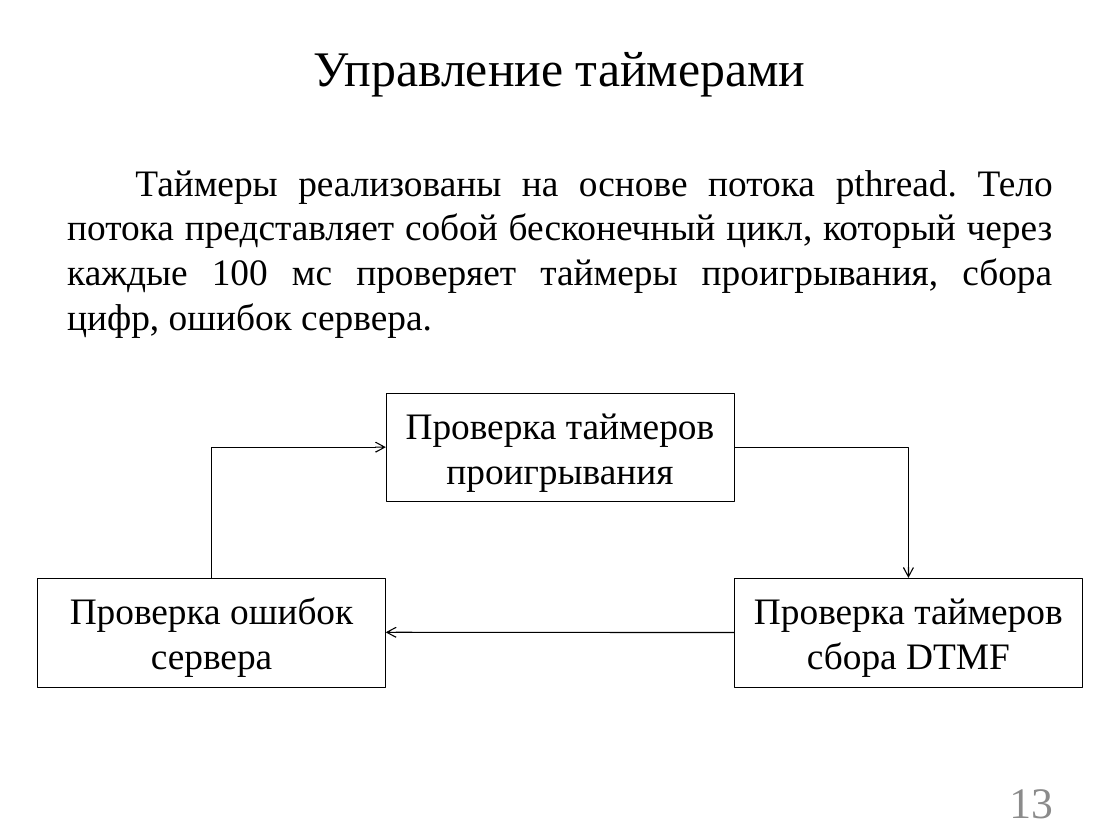
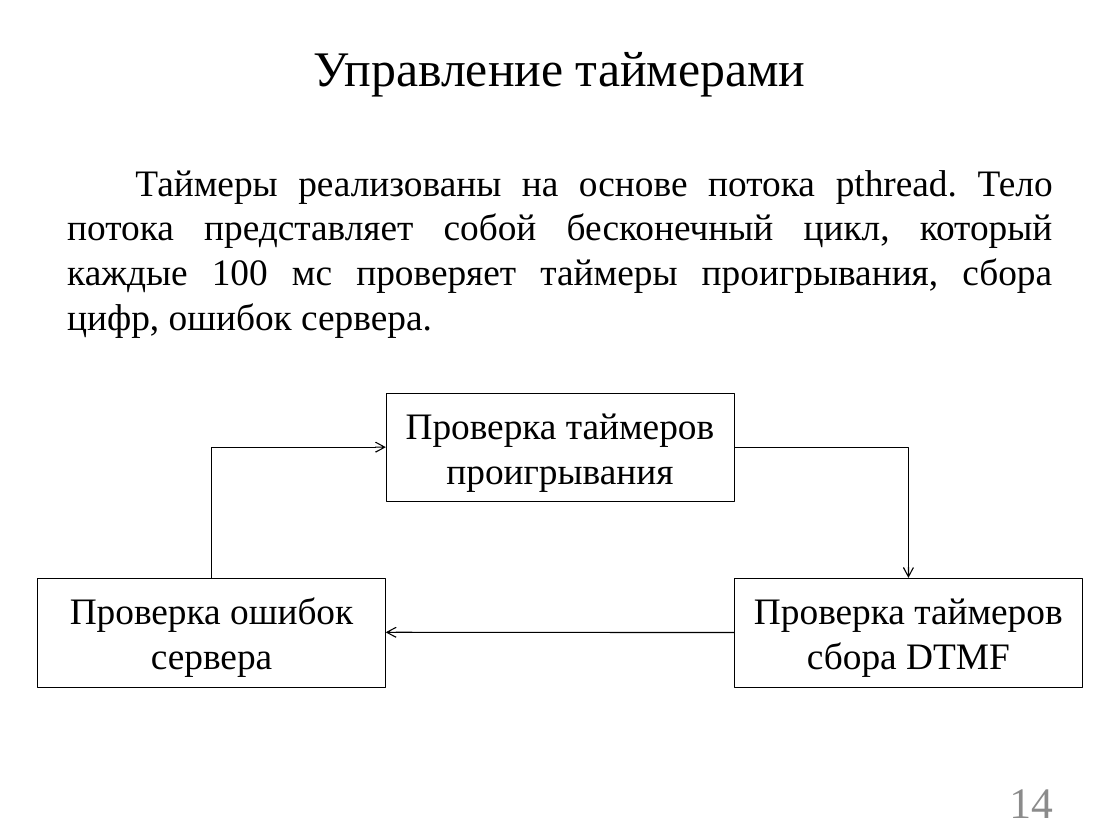
Before and after one commit to ALeschev/tunel, a slide deck: slide 14 of sibsutis/2015/dpl/DPL_pres.pptx (slide 13 before the commit). Drawn at 1120x840 pixels with LibreOffice and Linux fonts; fonts in the diff are those of the drawing; background and template pictures are left out. Boxes give left, top, right and bottom in pixels: in the first picture for what was removed or moved away, otherwise in the second. Text is boxed around its words. In the diff, an @@ line names an element or a change of style, - is before the commit and + after.

```diff
--- a/sibsutis/2015/dpl/DPL_pres.pptx
+++ b/sibsutis/2015/dpl/DPL_pres.pptx
@@ text at (67,170,1053,337): text changed @@
-Таймеры реализованы на основе потока pthread. Тело потока представляет собой бесконечный цикл, который через каждые 100 мс проверяет таймеры проигрывания, сбора цифр, ошибок сервера.
+Таймеры реализованы на основе потока pthread. Тело потока представляет собой бесконечный цикл, который каждые 100 мс проверяет таймеры проигрывания, сбора цифр, ошибок сервера.
@@ page number at (1009,789,1053,818): text changed @@
-13
+14
```
Also in this commit, not shown: 7 other slides changed, 1 slide added, 2 slides removed, 6 other files.
